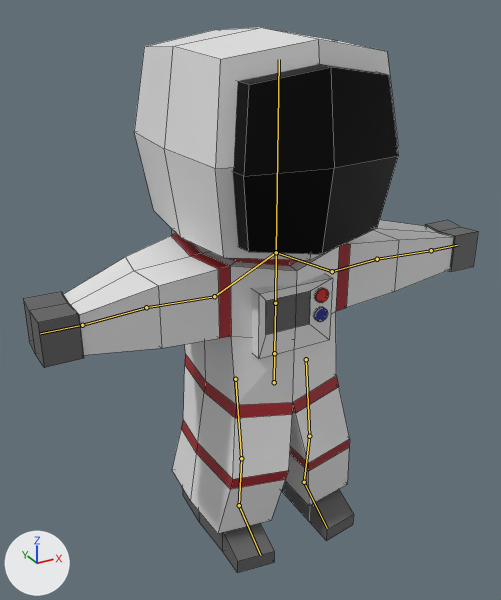
What one commit did to the Blender file GameAssets/astronauts.blend.
Camera for both pictures: a 50 mm camera at (-4.91, -8.16, 8.29) aimed at (-0.27, 0.28, 4.07). The axes (+X, +Y, +Z) are drawn at lower left. The lights are the same throughout. The bones that bend it are drawn over the model as lines. Mesh edges are drawn as thin lines.
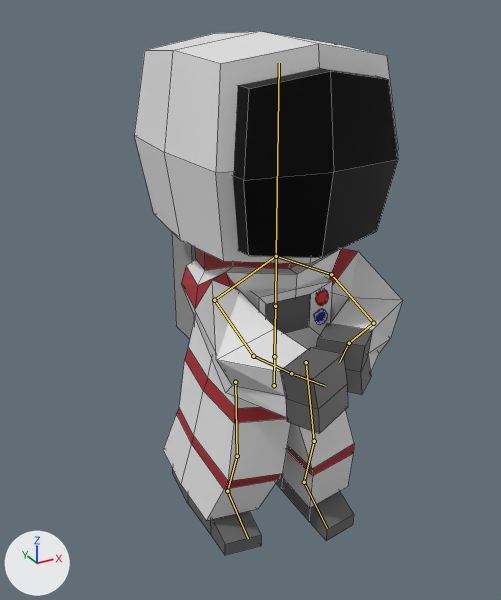
The newer file adds an action. The first version stands in its rest pose; the second is drawn at frame 1 of the action 'Shoot'.

Boxes (x1, y1, x2, y2) around the edits, measured in the pictures (501 x 600 px):
'Cube', posed (41% narrower)
    before: (23, 27, 478, 573)
    after: (134, 31, 403, 555)
bone 'Root', root to tip
    before: (274, 382) to (274, 353)
    after: (274, 385) to (274, 356)
bone 'UpperArm.L', root to tip
    before: (332, 271) to (377, 259)
    after: (331, 274) to (373, 323)
bone 'LowerArm.L', root to tip
    before: (377, 259) to (431, 250)
    after: (373, 323) to (349, 343)
bone 'Hand.L', root to tip
    before: (431, 250) to (457, 245)
    after: (349, 343) to (339, 362)
bone 'UpperArm.R', root to tip
    before: (214, 296) to (146, 307)
    after: (214, 300) to (253, 356)
bone 'LowerArm.R', root to tip
    before: (146, 307) to (82, 325)
    after: (253, 356) to (291, 373)
bone 'Hand.R', root to tip
    before: (82, 325) to (40, 333)
    after: (291, 373) to (325, 386)

The change, as a list of edits to the scene's bpy script:
```text
Change bone_root:
    where bone_root = bpy.data.objects['Armature'].pose.bones['Root']
    bone_root.location: (0.0, 0.0, 0.0) -> (0.0, -0.05, 0.0)
Change bone_upperarm_l:
    where bone_upperarm_l = bpy.data.objects['Armature'].pose.bones['UpperArm.L']  # child of 'Shoulder.L'
    bone_upperarm_l.rotation_quaternion: (1.0, 0.0, 0.0, 0.0) -> (0.765, 0.306, -0.23, -0.517)  # degrees (0, 0, 0) -> degrees (45, -2, -69)
Change bone_lowerarm_l:
    where bone_lowerarm_l = bpy.data.objects['Armature'].pose.bones['LowerArm.L']  # child of 'UpperArm.L'
    bone_lowerarm_l.rotation_quaternion: (1.0, 0.0, 0.0, 0.0) -> (0.747, 0.358, -0.039, -0.559)  # degrees (0, 0, 0) -> degrees (38, 20, -67)
Change bone_hand_l:
    where bone_hand_l = bpy.data.objects['Armature'].pose.bones['Hand.L']  # child of 'LowerArm.L'
    bone_hand_l.rotation_quaternion: (1.0, 0.0, 0.0, 0.0) -> (0.997, 0.0, 0.0, 0.075)  # degrees (0, 0, 0) -> degrees (0, 0, 9)
Change bone_upperarm_r:
    where bone_upperarm_r = bpy.data.objects['Armature'].pose.bones['UpperArm.R']  # child of 'Shoulder.R'
    bone_upperarm_r.rotation_quaternion: (1.0, 0.0, 0.0, 0.0) -> (0.483, 0.184, 0.309, 0.798)  # degrees (0, 0, 0) -> degrees (42, 0, 118)
Change bone_lowerarm_r:
    where bone_lowerarm_r = bpy.data.objects['Armature'].pose.bones['LowerArm.R']  # child of 'UpperArm.R'
    bone_lowerarm_r.rotation_quaternion: (1.0, 0.0, 0.0, 0.0) -> (0.919, 0.34, -0.189, 0.057)  # degrees (0, 0, 0) -> degrees (41, -23, -1)
Change bone_hand_r:
    where bone_hand_r = bpy.data.objects['Armature'].pose.bones['Hand.R']  # child of 'LowerArm.R'
    bone_hand_r.rotation_quaternion: (1.0, 0.0, 0.0, 0.0) -> (0.99, -0.019, 0.008, 0.139)  # degrees (0, 0, 0) -> degrees (-2, 1, 16)
Change bone_iktarget_r:
    where bone_iktarget_r = bpy.data.objects['Armature'].pose.bones['IKTarget.R']
    bone_iktarget_r.location: (0.0, 0.0, 0.0) -> (0.0, 0.43, 0.0)
```
